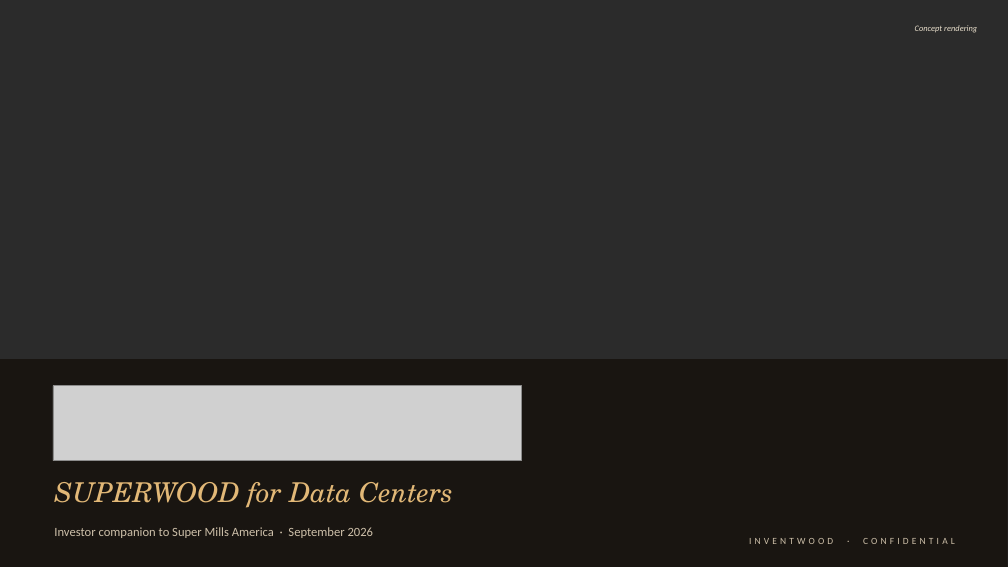
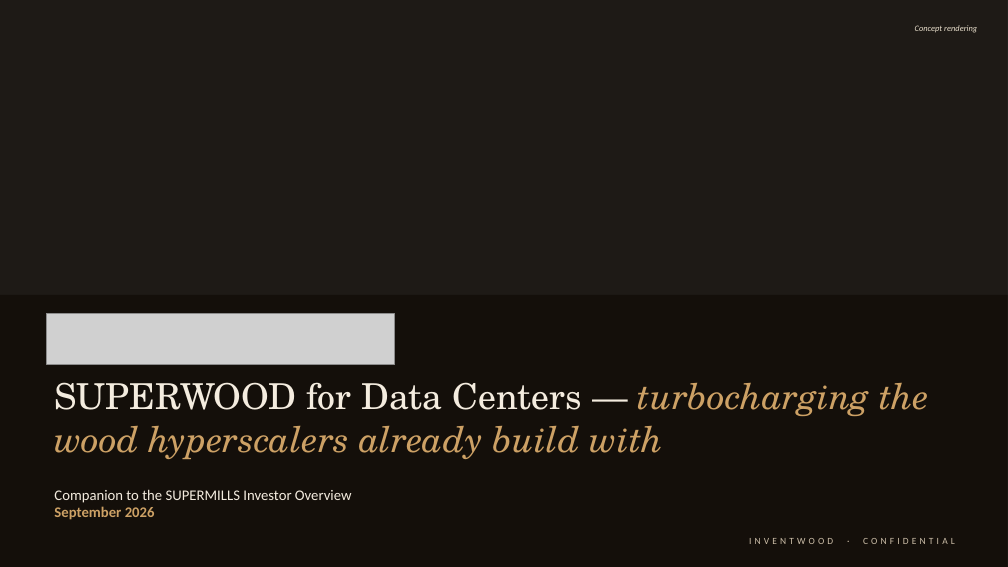
Before and after one commit to alau-hi/decks, a slide deck: slide 1 of superwood-datacenter-investor/SUPERWOOD-for-Data-Centers-Companion.pptx. Drawn at 1008x567 pixels with LibreOffice and Linux fonts; fonts in the diff are those of the drawing; grey boxes stand for pictures; background and template pictures are left out; a plain dark background stands for a picture behind light text. Boxes give left, top, right and bottom in pixels: in the first picture for what was removed or moved away, otherwise in the second. Text is boxed around its words. In the diff, an @@ line names an element or a change of style, - is before the commit and + after.

```diff
--- a/superwood-datacenter-investor/SUPERWOOD-for-Data-Centers-Companion.pptx
+++ b/superwood-datacenter-investor/SUPERWOOD-for-Data-Centers-Companion.pptx
@@ rectangle added at (x1=0, y1=0, x2=1008, y2=567), fill #150E08 at 58% opacity @@
@@ rectangle resized from (x1=0, y1=359, x2=1008, y2=567) to (x1=0, y1=295, x2=1008, y2=567) @@
@@ rectangle at (x1=0, y1=295, x2=1008, y2=567): fill #120C07 at 70% opacity to #120C07 at 78% opacity @@
@@ picture added at (x1=47, y1=314, x2=395, y2=364) @@
@@ picture removed at (x1=53, y1=386, x2=522, y2=461) @@
@@ text added at (x1=54, y1=382, x2=929, y2=459), 34 pt, text #CDA165, italic @@
+SUPERWOOD for Data Centers — turbocharging the wood hyperscalers already build with
@@ text at (x1=54, y1=489, x2=352, y2=520): text changed; size 12 to 14 pt; text colour #CDBFA9 to #F4ECDF @@
-Investor companion to Super Mills America · September 2026
+Companion to the SUPERMILLS Investor Overview
+September 2026
@@ text "Companion to the SUPERMILLS Investor ..." at (x1=54, y1=489, x2=352, y2=520): vertical alignment middle to top @@
@@ text removed at (x1=54, y1=482, x2=453, y2=507) @@
-SUPERWOOD for Data Centers
```
Also in this commit, not shown: 3 other slides changed, 8 other files.
